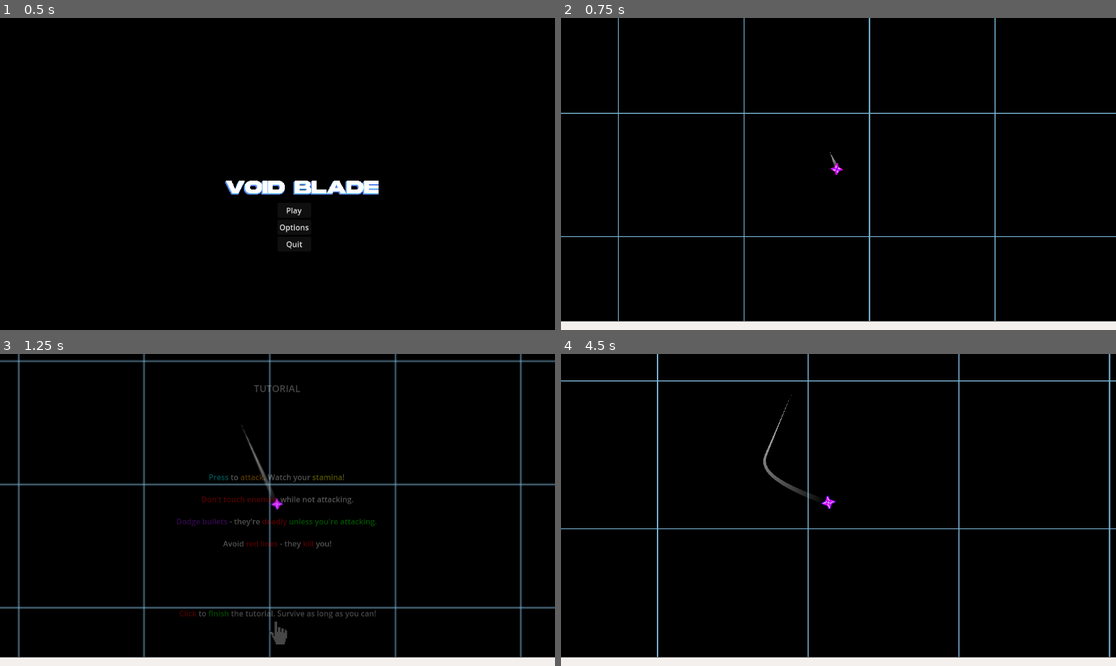
Above: before the commit, frames 1-4 (two rows, left to right).
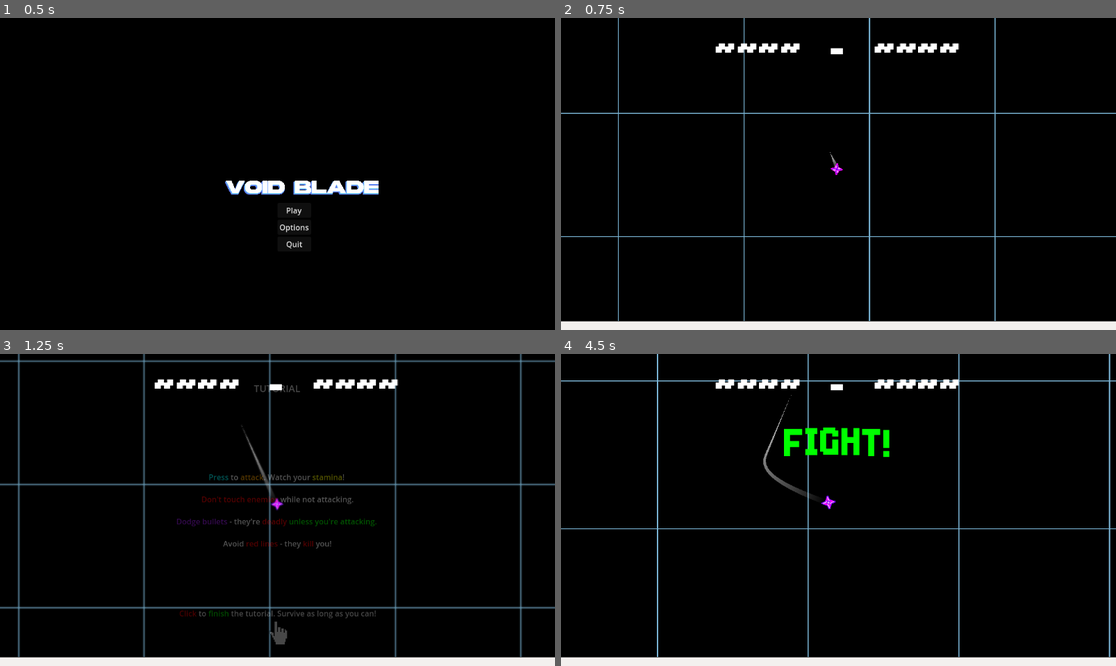
Above: after the commit, the same moments.

Repository: HazarBakir/void_blade
Game: Godot game, scene res://Scenes/main_menu.tscn
Same seed, same stepped clock (60 frames per second), same inputs: the game is played once before the commit and once after it. The engine's default icon, where the game draws it, is replaced by a stand-in: a white triangle on a blue panel in a dark square.
Inputs (mouse positions are in pixels of both pictures, inside the frame that each line leads up to):
- Up to frame 1 (0.5 s): no input
- Up to frame 2 (0.75 s): click "Play" at 0.5 s
- Up to frame 3 (1.25 s): no input
- Up to frame 4 (4.5 s): move the mouse to (960, 494) at 1.27 s; press the mouse at (960, 494) at 1.28 s; move the mouse to (727, 525) at 2.02 s; release the mouse at (727, 525) at 2.03 s; click (727, 525) at 2.1 s; move the mouse to (894, 441) at 2.77 s; press the mouse at (894, 441) at 2.78 s; move the mouse to (810, 572) at 3.52 s; release the mouse at (810, 572) at 3.53 s; click (810, 572) at 3.6 s; move the mouse to (1005, 556) at 4.27 s; press the mouse at (1005, 556) at 4.28 s

Frame 1 is identical in both runs. In frame 2, 0.8% of the frame differs, in the area x 27-72%, y 8-12%; in frame 3, 0.8%; in frame 4, 1.8%, in the area x 27-72%, y 8-34%.

Commit message:
feat: add WaveManager
countdown, wave finished, wave info messages.

Diff:
--- /dev/null
+++ b/Scenes/WaveManager.tscn
@@ -0,0 +1,117 @@
+[gd_scene load_steps=6 format=3 uid="uid://dot0y6kbrri6e"]
+
+[ext_resource type="Script" uid="uid://cv4n58l3pvndp" path="res://Scripts/Enemy/wave_manager.gd" id="1_4l55s"]
+[ext_resource type="FontFile" uid="uid://b3vfg5cp4lfp6" path="res://Born2bSportyFS.otf" id="2_8h7h8"]
+[ext_resource type="Script" uid="uid://cqna8t8wck3lb" path="res://Scripts/ScriptableWave.gd" id="2_td62b"]
+[ext_resource type="Resource" uid="uid://vh7fvfwqwvup" path="res://tres/wave.tres" id="3_23qk5"]
+[ext_resource type="Resource" uid="uid://c823ko4x5jal8" path="res://tres/wave2.tres" id="4_cqr2a"]
+
+[node name="WaveManager" type="Node2D"]
+script = ExtResource("1_4l55s")
+waves = Array[ExtResource("2_td62b")]([ExtResource("3_23qk5"), ExtResource("4_cqr2a")])
+
+[node name="Timer" type="Timer" parent="."]
+wait_time = 0.629
+one_shot = true
+
+[node name="CanvasLayer" type="CanvasLayer" parent="."]
+
+[node name="RichTextLabel" type="RichTextLabel" parent="CanvasLayer"]
+anchors_preset = 5
+anchor_left = 0.5
+anchor_right = 0.5
+offset_left = -71.0
+offset_right = 71.0
+offset_bottom = 113.0
+grow_horizontal = 2
+theme_override_fonts/normal_font = ExtResource("2_8h7h8")
+theme_override_fonts/mono_font = ExtResource("2_8h7h8")
+theme_override_fonts/italics_font = ExtResource("2_8h7h8")
+theme_override_fonts/bold_italics_font = ExtResource("2_8h7h8")
+theme_override_fonts/bold_font = ExtResource("2_8h7h8")
+theme_override_font_sizes/bold_italics_font_size = 100
+theme_override_font_sizes/italics_font_size = 100
+theme_override_font_sizes/mono_font_size = 100
+theme_override_font_sizes/normal_font_size = 100
+theme_override_font_sizes/bold_font_size = 100
+bbcode_enabled = true
+text = "0"
+fit_content = true
+horizontal_alignment = 1
+vertical_alignment = 1
+
+[node name="LineR" type="RichTextLabel" parent="CanvasLayer"]
+anchors_preset = 5
+anchor_left = 0.5
+anchor_right = 0.5
+offset_left = 71.0
+offset_top = -6.0
+offset_right = 200.0
+offset_bottom = 74.0
+grow_horizontal = 2
+scale = Vector2(1.475, 1.475)
+theme_override_fonts/normal_font = ExtResource("2_8h7h8")
+theme_override_fonts/mono_font = ExtResource("2_8h7h8")
+theme_override_fonts/italics_font = ExtResource("2_8h7h8")
+theme_override_fonts/bold_italics_font = ExtResource("2_8h7h8")
+theme_override_fonts/bold_font = ExtResource("2_8h7h8")
+theme_override_font_sizes/bold_italics_font_size = 70
+theme_override_font_sizes/italics_font_size = 70
+theme_override_font_sizes/mono_font_size = 70
+theme_override_font_sizes/normal_font_size = 70
+theme_override_font_sizes/bold_font_size = 70
+bbcode_enabled = true
+text = "~~~~"
+fit_content = true
+horizontal_alignment = 1
+vertical_alignment = 1
+
+[node name="LineL" type="RichTextLabel" parent="CanvasLayer"]
+anchors_preset = 5
+anchor_left = 0.5
+anchor_right = 0.5
+offset_left = -258.0
+offset_top = -6.0
+offset_right = -131.0
+offset_bottom = 74.0
+grow_horizontal = 2
+scale = Vector2(1.475, 1.475)
+theme_override_fonts/normal_font = ExtResource("2_8h7h8")
+theme_override_fonts/mono_font = ExtResource("2_8h7h8")
+theme_override_fonts/italics_font = ExtResource("2_8h7h8")
+theme_override_fonts/bold_italics_font = ExtResource("2_8h7h8")
+theme_override_fonts/bold_font = ExtResource("2_8h7h8")
+theme_override_font_sizes/bold_italics_font_size = 70
+theme_override_font_sizes/italics_font_size = 70
+theme_override_font_sizes/mono_font_size = 70
+theme_override_font_sizes/normal_font_size = 70
+theme_override_font_sizes/bold_font_size = 70
+bbcode_enabled = true
+text = "~~~~"
+fit_content = true
+horizontal_alignment = 1
+vertical_alignment = 1
+
+[node name="GameMessage" type="RichTextLabel" parent="CanvasLayer"]
+anchors_preset = 15
+anchor_right = 1.0
+anchor_bottom = 1.0
+offset_bottom = -298.0
+grow_horizontal = 2
+grow_vertical = 2
+theme_override_fonts/normal_font = ExtResource("2_8h7h8")
+theme_override_fonts/mono_font = ExtResource("2_8h7h8")
+theme_override_fonts/italics_font = ExtResource("2_8h7h8")
+theme_override_fonts/bold_italics_font = ExtResource("2_8h7h8")
+theme_override_fonts/bold_font = ExtResource("2_8h7h8")
+theme_override_font_sizes/bold_italics_font_size = 100
+theme_override_font_sizes/italics_font_size = 100
+theme_override_font_sizes/mono_font_size = 100
+theme_override_font_sizes/normal_font_size = 100
+theme_override_font_sizes/bold_font_size = 100
+bbcode_enabled = true
+fit_content = true
+horizontal_alignment = 1
+vertical_alignment = 1
+
+[connection signal="timeout" from="Timer" to="." method="_on_timer_timeout"]
--- a/Scripts/Enemy/wave_manager.gd
+++ b/Scripts/Enemy/wave_manager.gd
@@ -1,5 +1,4 @@
 extends Node2D
-class_name WaveManager
 
 signal wave_started(wave_number: int)
 signal wave_completed(wave_number: int)
@@ -11,6 +10,8 @@
 @onready var wave_check_timer: Timer
 @onready var enemies_container: Node = get_tree().current_scene.get_node("enemies")
 @onready var player: CharacterBody2D = get_tree().get_first_node_in_group("player")
+@onready var wave_count: RichTextLabel = $CanvasLayer/RichTextLabel
+@onready var game_message: RichTextLabel = $CanvasLayer/GameMessage
 
 @export_group("Wave System")
 @export var waves: Array[ScriptableWave] = []
@@ -30,32 +31,36 @@
 var tutorial_completed: bool = false
 var all_enemies_spawned: bool = false
 
-const SAVE_FILE_PATH = "user://tutorial_completed.save"
+var countdown_timer: Timer
+var is_in_countdown: bool = false
+var countdown_step: int = 0
 
 func _ready() -> void:
+	wave_count.text = "-"
+	game_message.text = ""
 	await get_tree().process_frame
 
 	spawn_timer = Timer.new()
 	wave_timer = Timer.new()
 	horde_delay_timer = Timer.new()
 	wave_check_timer = Timer.new()
+	countdown_timer = Timer.new()
 
 	add_child(spawn_timer)
 	add_child(wave_timer)
 	add_child(horde_delay_timer)
 	add_child(wave_check_timer)
+	add_child(countdown_timer)
 
 	spawn_timer.timeout.connect(_on_spawn_timer_timeout)
 	wave_timer.timeout.connect(_on_wave_timer_timeout)
 	horde_delay_timer.timeout.connect(_on_horde_delay_timeout)
 	wave_check_timer.timeout.connect(_on_wave_check_timeout)
+	countdown_timer.timeout.connect(_on_countdown_timer_timeout)
 
 	wave_check_timer.wait_time = 1.0
-
-	if is_tutorial_already_completed():
-		tutorial_completed = true
-		start_wave_system()
-		return
+	countdown_timer.wait_time = 1.0
+	countdown_timer.one_shot = true
 
 	var tutorial = find_tutorial()
 	if tutorial and tutorial.has_signal("tutorial_completed"):
@@ -84,19 +89,72 @@
 
 	return null
 
-func is_tutorial_already_completed() -> bool:
-	if FileAccess.file_exists(SAVE_FILE_PATH):
-		var file = FileAccess.open(SAVE_FILE_PATH, FileAccess.READ)
-		if file:
-			var completed = file.get_var()
-			file.close()
-			return completed
-	return false
-
 func _on_tutorial_completed() -> void:
 	tutorial_completed = true
-	await get_tree().create_timer(3.0).timeout
+	show_countdown_and_start_waves()
+
+func show_countdown_and_start_waves() -> void:
+	if Game.paused == false:
+		start_countdown(3, _start_wave_system_after_countdown)
+
+func start_countdown(from_number: int, callback: Callable) -> void:
+	if Game.paused == true:
+		return
+
+	if get_tree().paused:
+		return
+
+	is_in_countdown = true
+	countdown_step = from_number
+	_countdown_callback = callback
+	_show_countdown_step()
+
+var _countdown_callback: Callable
+
+func _show_countdown_step() -> void:
+	if Game.paused == true:
+		is_in_countdown = false
+		return
+
+	if get_tree().paused:
+		is_in_countdown = false
+		return
+
+	if countdown_step > 1:
+		var color = "yellow" if countdown_step == 3 else ("orange" if countdown_step == 2 else "red")
+		show_game_message("[color=" + color + "][shake rate=15.0 level=5]" + str(countdown_step) + "[/shake][/color]", 0.0)
+		countdown_step -= 1
+		countdown_timer.start()
+	elif countdown_step == 1:
+		show_game_message("[color=red][shake rate=15.0 level=5]1[/shake][/color]", 0.0)
+		countdown_step = 0
+		countdown_timer.start()
+	else:
+		show_game_message("[color=green][wave amp=30.0 freq=5.0]FIGHT![/wave][/color]", 1.5)
+		is_in_countdown = false
+		await get_tree().create_timer(1.5).timeout
+		if _countdown_callback.is_valid():
+			_countdown_callback.call()
+
+func _on_countdown_timer_timeout() -> void:
+	if Game.paused == true:
+		countdown_timer.start()
+		return
+
+	if get_tree().paused:
+		countdown_timer.start()
+		return
+
+	_show_countdown_step()
+
+func _start_wave_system_after_countdown() -> void:
 	start_wave_system()
+
+func show_game_message(message: String, duration: float = 2.0) -> void:
+	game_message.text = "[center]" + message + "[/center]"
+	if duration > 0:
+		await get_tree().create_timer(duration).timeout
+		game_message.text = ""
 
 func start_wave_system() -> void:
 	if waves.is_empty():
@@ -107,9 +165,11 @@
 
 func start_next_wave() -> void:
 	current_wave_index += 1
+	wave_count.text = str(current_wave_index+1)
 
 	if current_wave_index >= waves.size():
 		all_waves_completed.emit()
+		show_game_message("[color=gold][wave amp=50.0 freq=3.0]ALL WAVES COMPLETED![/wave][/color]", 3.0)
 		print("All waves completed!")
 		return
 
@@ -131,6 +191,8 @@
 	print("Horde Prefabs: ", current_wave.horde_prefab.size())
 	print("Tutorial Completed: ", tutorial_completed)
 
+	show_game_message("[color=cyan][shake rate=10.0 level=3]WAVE " + str(current_wave_index + 1) + "[/shake][/color]", 2.0)
+
 	wave_started.emit(current_wave_index + 1)
 
 	wave_timer.wait_time = current_wave.wave_duration
@@ -138,9 +200,7 @@
 
 	wave_check_timer.start()
 
-
 	start_horde_delay()
-
 
 func _on_wave_check_timeout() -> void:
 	if not is_wave_active:
@@ -149,7 +209,6 @@
 	if enemies_spawned_in_wave >= current_wave.enemy_count:
 		all_enemies_spawned = true
 		print("All enemies spawned for wave ", current_wave_index + 1, " (", enemies_spawned_in_wave, "/", current_wave.enemy_count, ")")
-
 
 	if all_enemies_spawned and get_alive_enemy_count() == 0:
 		print("Wave ", current_wave_index + 1, " completed - all enemies defeated!")
@@ -348,15 +407,27 @@
 	print("Enemies spawned: ", enemies_spawned_in_wave, "/", current_wave.enemy_count)
 	print("Remaining enemies: ", get_alive_enemy_count())
 
+	show_game_message("[color=green][wave amp=40.0 freq=4.0]WAVE CLEARED![/wave][/color]", 2.0)
+
 	wave_completed.emit(current_wave_index + 1)
 
 	if current_wave_index + 1 >= waves.size():
 		all_waves_completed.emit()
+		await get_tree().create_timer(2.0).timeout
+		show_game_message("[color=gold][wave amp=50.0 freq=3.0]ALL WAVES COMPLETED![/wave][/color]", 3.0)
 		print("All waves completed!")
 		return
 
 	print("Waiting ", wave_break_duration, " seconds before next wave...")
 	await get_tree().create_timer(wave_break_duration).timeout
+
+	show_countdown_before_next_wave()
+
+func show_countdown_before_next_wave() -> void:
+	if Game.paused == false:
+		start_countdown(3, _start_next_wave_after_countdown)
+
+func _start_next_wave_after_countdown() -> void:
 	start_next_wave()
 
 func skip_to_wave(wave_number: int) -> void:
@@ -375,5 +446,14 @@
 		"is_spawning_horde": is_spawning_horde,
 		"all_enemies_spawned": all_enemies_spawned,
 		"alive_enemies": get_alive_enemy_count(),
-		"time_remaining": wave_timer.time_left if is_wave_active else 0.0
+		"time_remaining": wave_timer.time_left if is_wave_active else 0.0,
+		"is_in_countdown": is_in_countdown
 	}
+
+func _notification(what: int) -> void:
+	if what == NOTIFICATION_PAUSED:
+		if is_in_countdown:
+			countdown_timer.paused = true
+	elif what == NOTIFICATION_UNPAUSED:
+		if is_in_countdown:
+			countdown_timer.paused = false
Not shown, added: Scenes/WaveManager.tscn591348217.tmp
